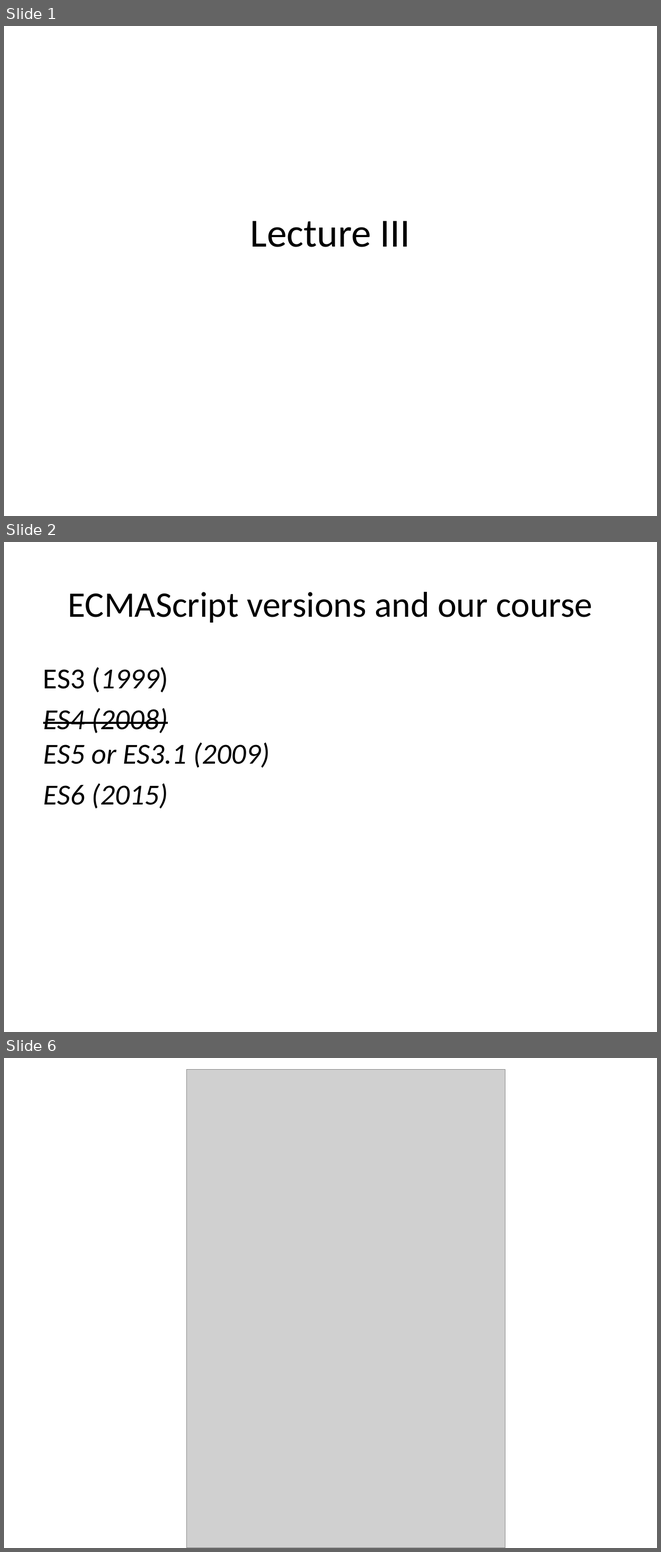
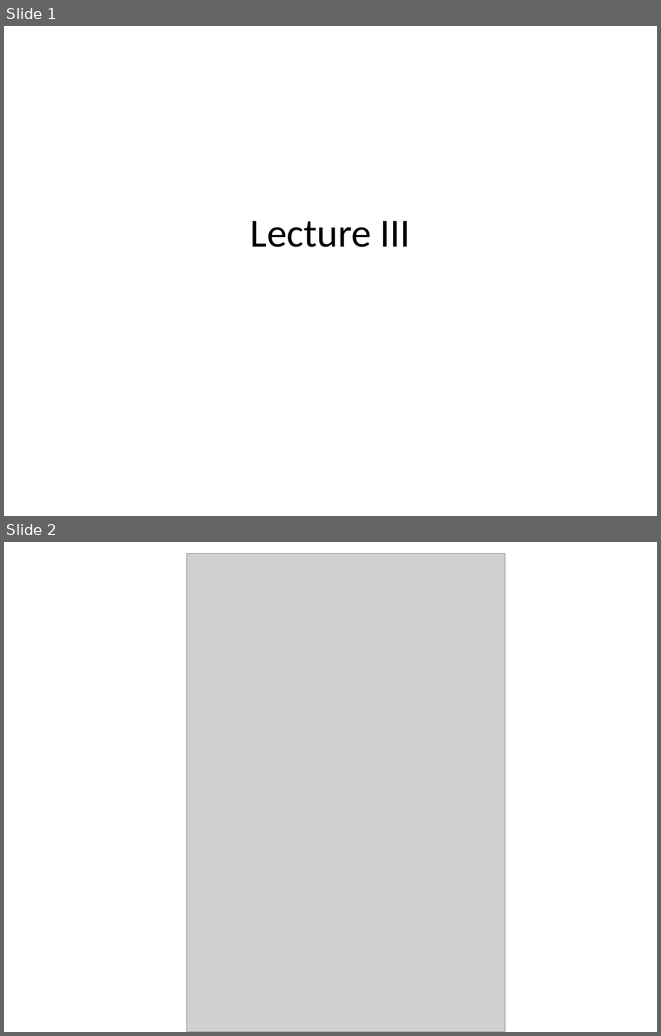
Before and after one commit to dzmitry-varabei/front-end-course, a slide deck: lecture-3-recap-scope/scope.pptx. Shown one above the other, each under a label of ours: slides 1, 2 and 6 before the commit, slides 1 and 2 after it; the slides between them are not shown. The pictures are 661x1552 and 661x1036 pixels, drawn with LibreOffice and Linux fonts; fonts in the diff are those of the drawing; grey boxes stand for pictures. Boxes give left, top, right and bottom in pixels: in the first picture for what was removed or moved away, otherwise in the second. Text is boxed around its words. In the diff, an @@ line names an element or a change of style, - is before the commit and + after.

```diff
--- a/lecture-3-recap-scope/scope.pptx
+++ b/lecture-3-recap-scope/scope.pptx
@@ slide 2 removed at box(4, 542, 657, 1032), background #FFFFFF @@
@@ title removed at box(68, 592, 592, 623) @@
-ECMAScript versions and our course
@@ text removed at box(43, 667, 270, 809) @@
-ES3 (1999)
-ES4 (2008)
-ES5 or ES3.1 (2009)
-ES6 (2015)
@@ what was slide 6 is now slide 2 @@
```
Also in this commit, not shown: 1 slide changed, 1 slide added, 4 other slides removed, 2 other files.
